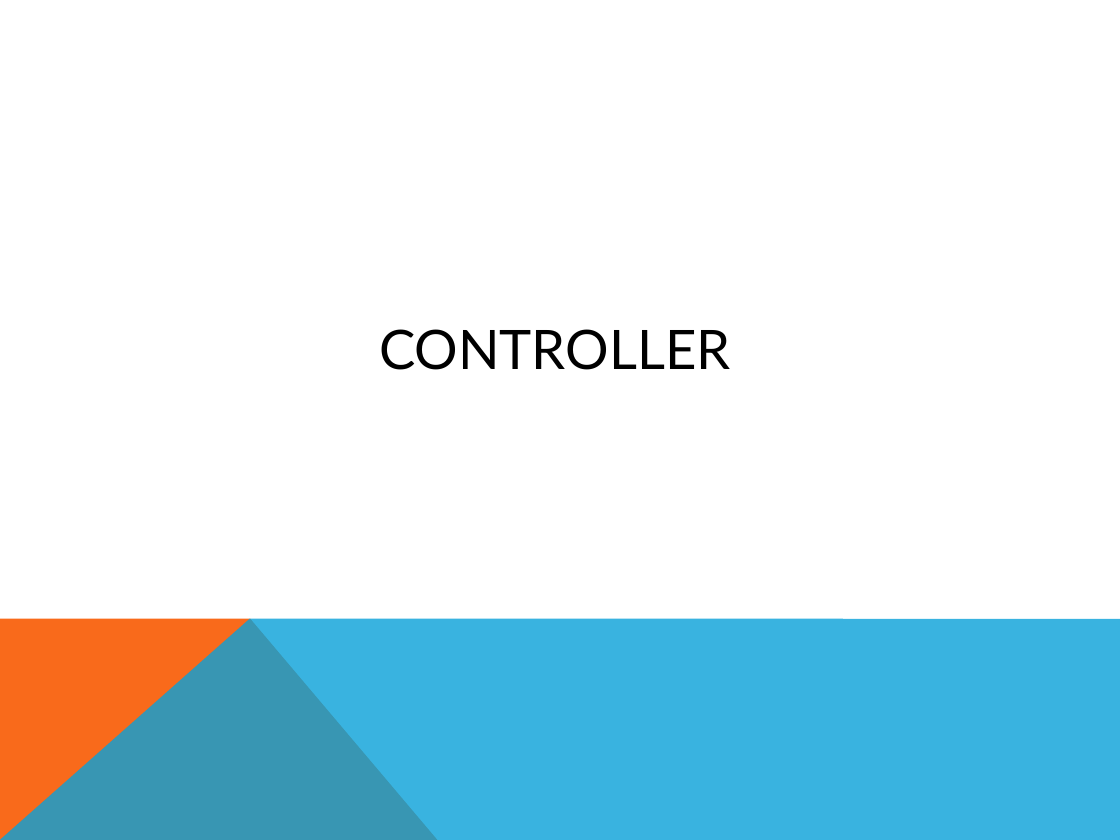
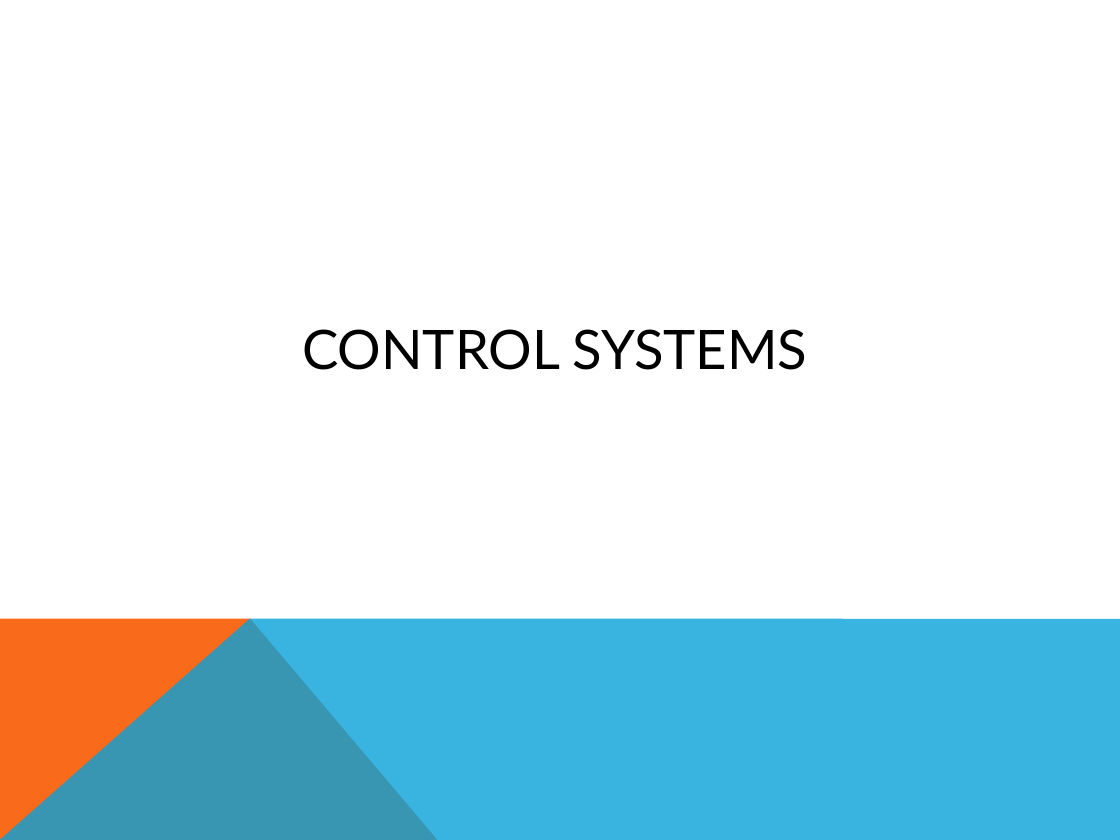
Before and after one commit to PragmaticLab/RTB_Budget_Pacing_Summarized, a slide deck: slide 14 of RTBPacingTechniques.pptx. Drawn at 1120x840 pixels with LibreOffice and Linux fonts; fonts in the diff are those of the drawing. Boxes give left, top, right and bottom in pixels: in the first picture for what was removed or moved away, otherwise in the second. Text is boxed around its words. In the diff, an @@ line names an element or a change of style, - is before the commit and + after.

```diff
--- a/RTBPacingTechniques.pptx
+++ b/RTBPacingTechniques.pptx
@@ title at (302, 329, 808, 370): text changed @@
-CONTROLLER
+CONTROL SYSTEMS
```
Also in this commit, not shown: 13 other slides changed, 1 slide added, 1 slide removed, 1 other file.
